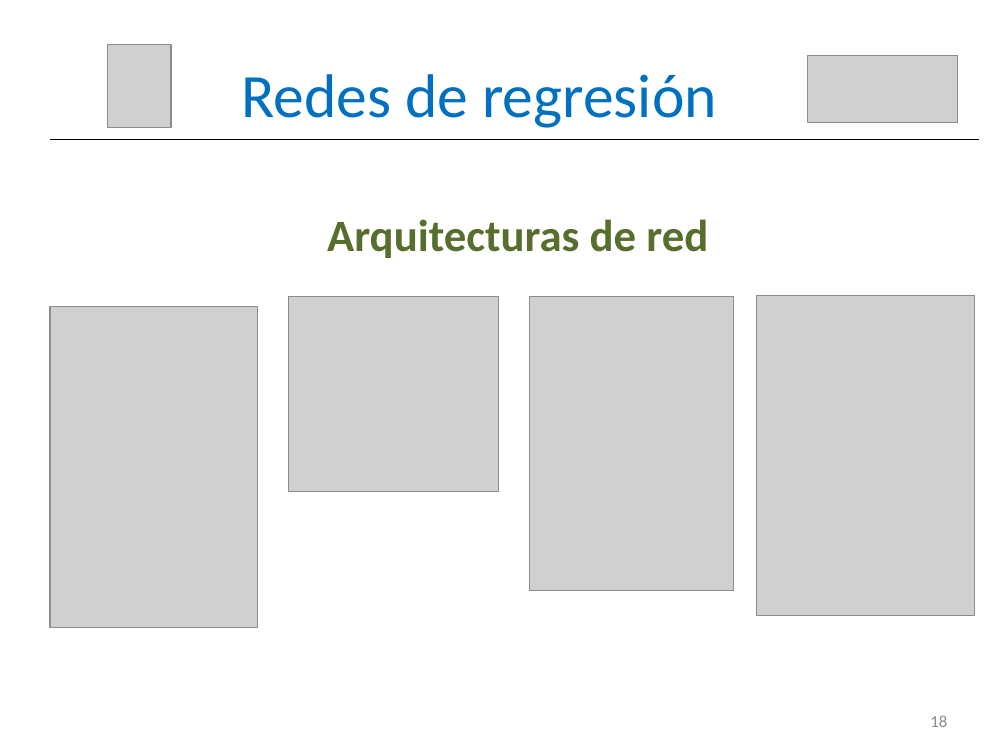
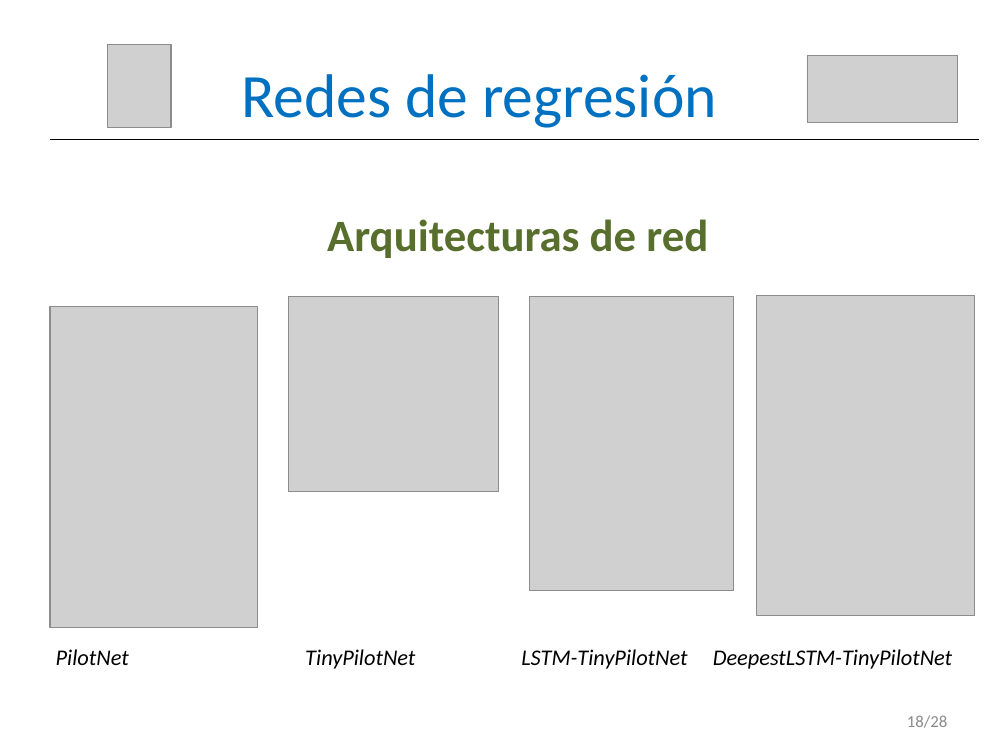
Before and after one commit to RoboticsLabURJC/2017-tfm-vanessa-fernandez, a slide deck: slide 19 of Memoria/Presentación.pptx. Drawn at 1008x756 pixels with LibreOffice and Linux fonts; fonts in the diff are those of the drawing; grey boxes stand for pictures. Boxes give left, top, right and bottom in pixels: in the first picture for what was removed or moved away, otherwise in the second. Text is boxed around its words. In the diff, an @@ line names an element or a change of style, - is before the commit and + after.

```diff
--- a/Memoria/Presentación.pptx
+++ b/Memoria/Presentación.pptx
@@ text added at (56,649,952,669), 16 pt, text #000000, italic @@
+PilotNet TinyPilotNet LSTM-TinyPilotNet DeepestLSTM-TinyPilotNet
@@ text at (907,715,947,728): text changed @@
-18
+18/28
```
Also in this commit, not shown: 28 other slides changed.
